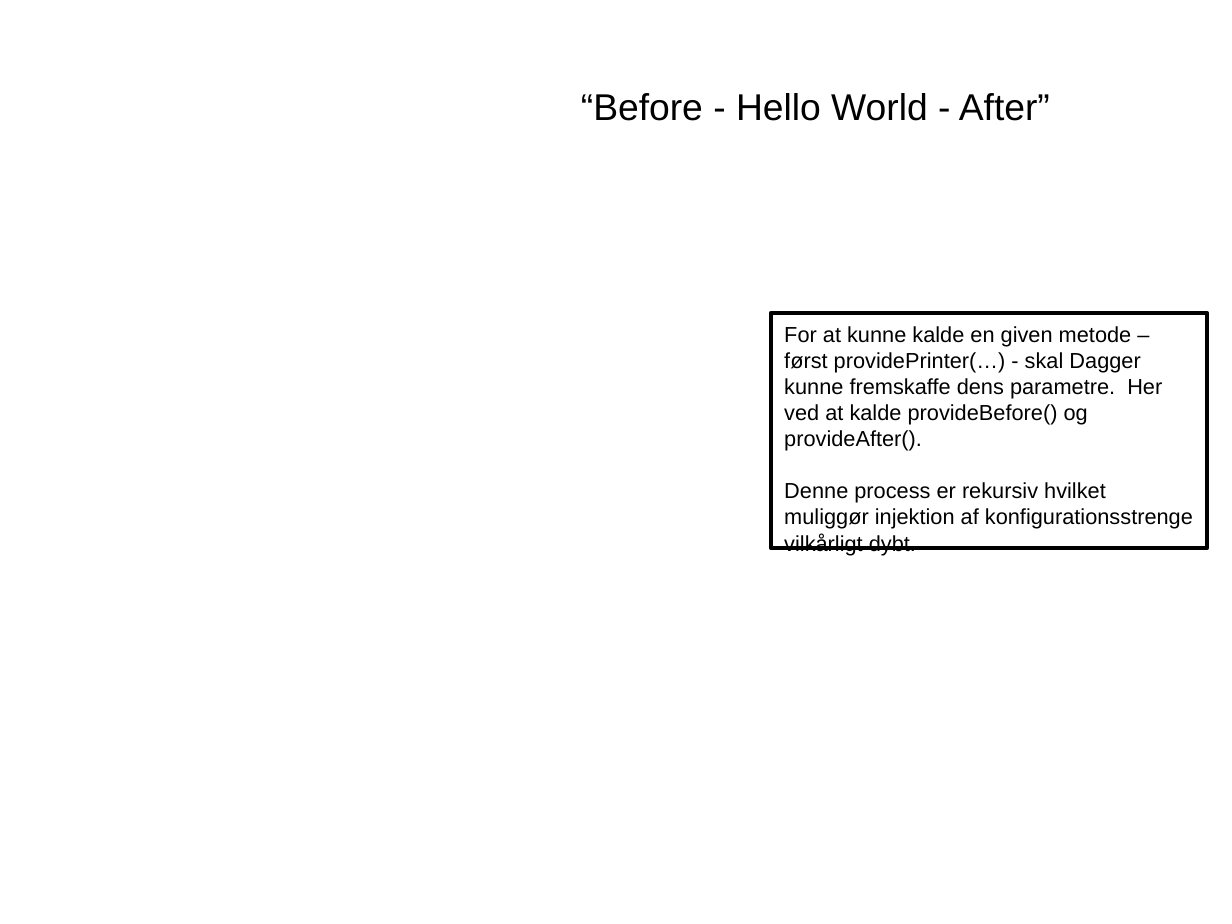
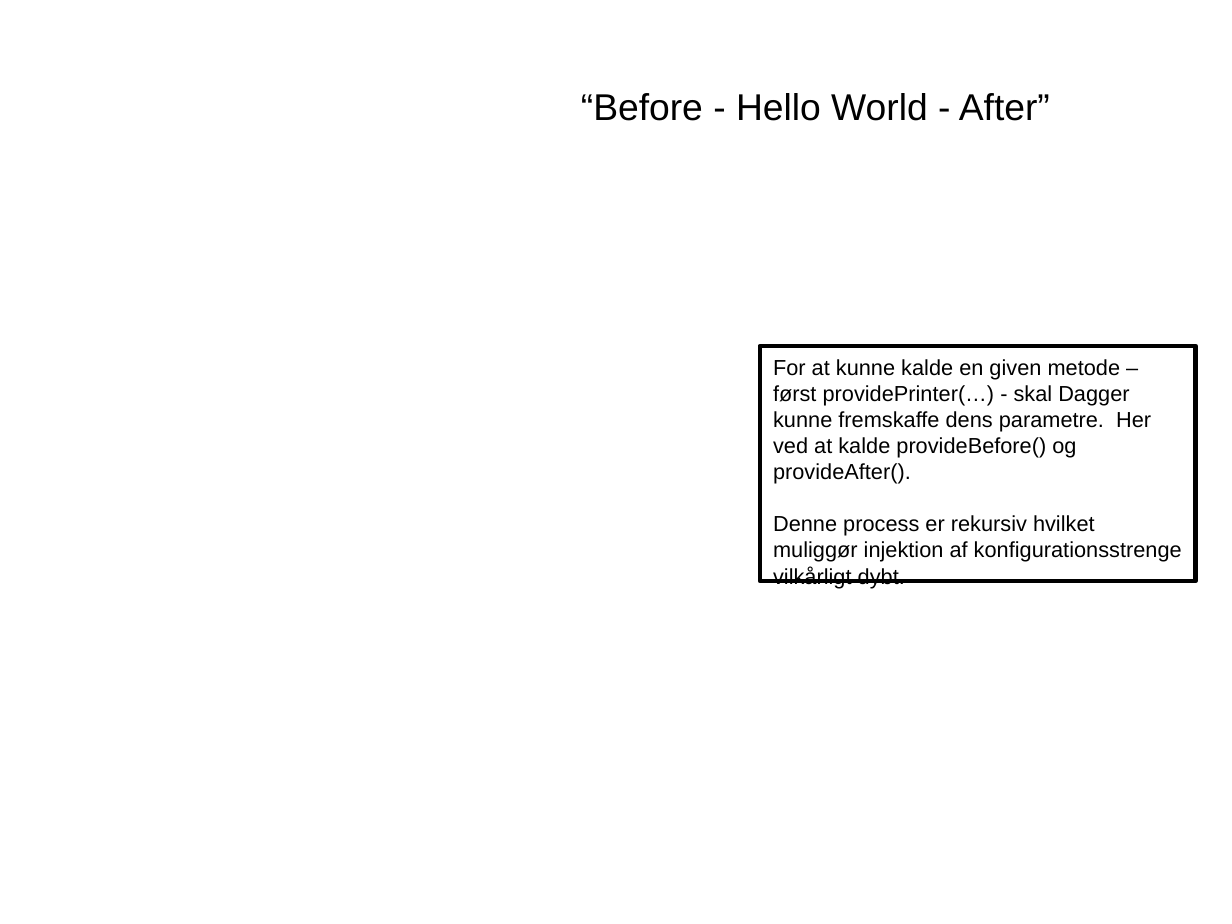
Before and after one commit to ravn/junta-dagger-demo-examples, a slide deck: slide 13 of Dependency Injection med Dagger 2.odp (slide 12 before the commit). Drawn at 1232x924 pixels with LibreOffice and Linux fonts; fonts in the diff are those of the drawing; background and template pictures are left out. Boxes give left, top, right and bottom in pixels: in the first picture for what was removed or moved away, otherwise in the second. Text is boxed around its words. In the diff, an @@ line names an element or a change of style, - is before the commit and + after.

```diff
--- a/Dependency Injection med Dagger 2.odp
+++ b/Dependency Injection med Dagger 2.odp
@@ rectangle "For at kunne kalde en ...": place and size @@
-rectangle "For at kunne kalde en ..." at bbox=[771, 313, 1207, 548]
+rectangle "For at kunne kalde en ..." at bbox=[760, 347, 1196, 581]
```
Also in this commit, not shown: 6 other slides changed, 7 slides added, 2 slides removed, 1 other file.
